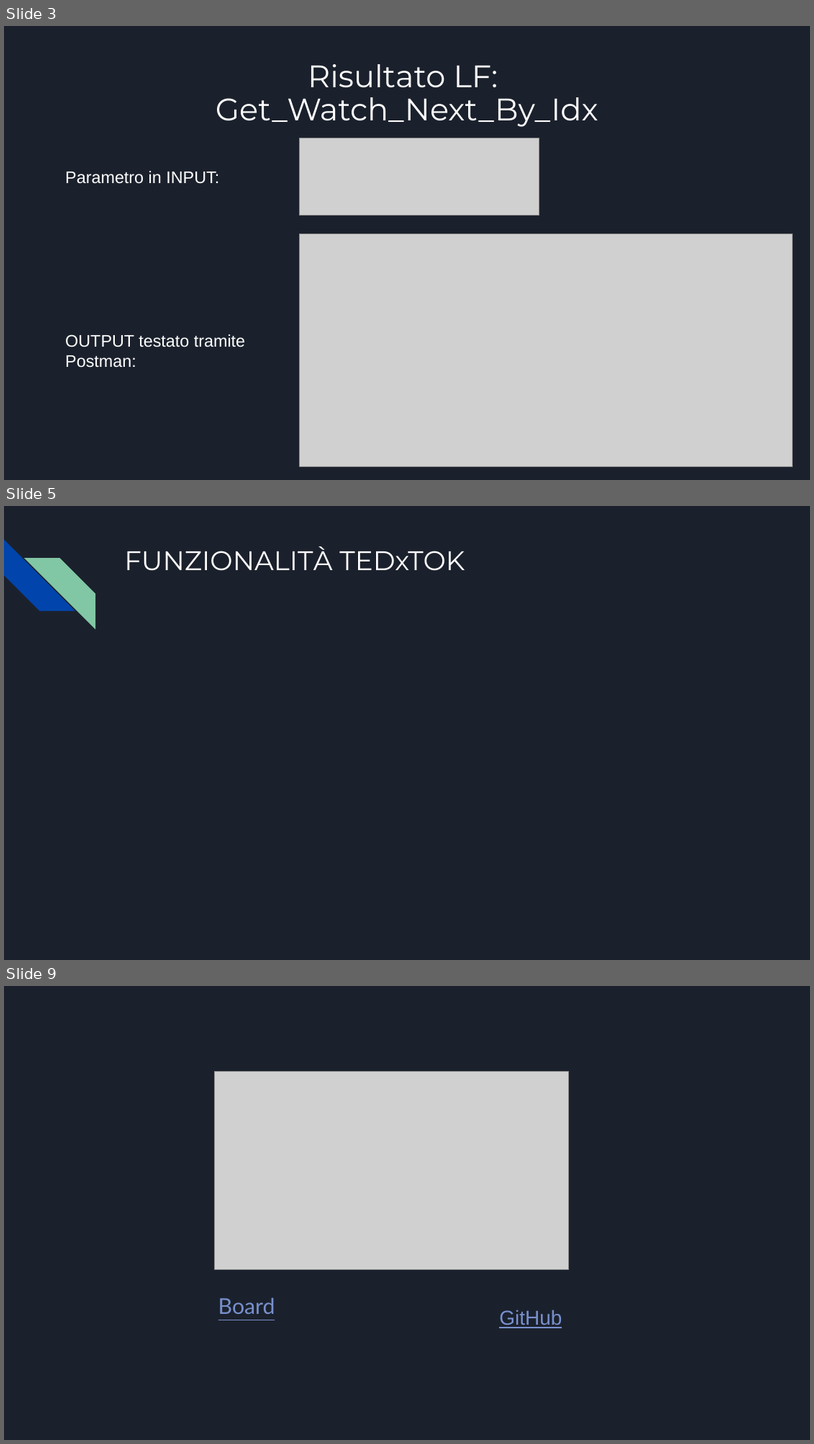
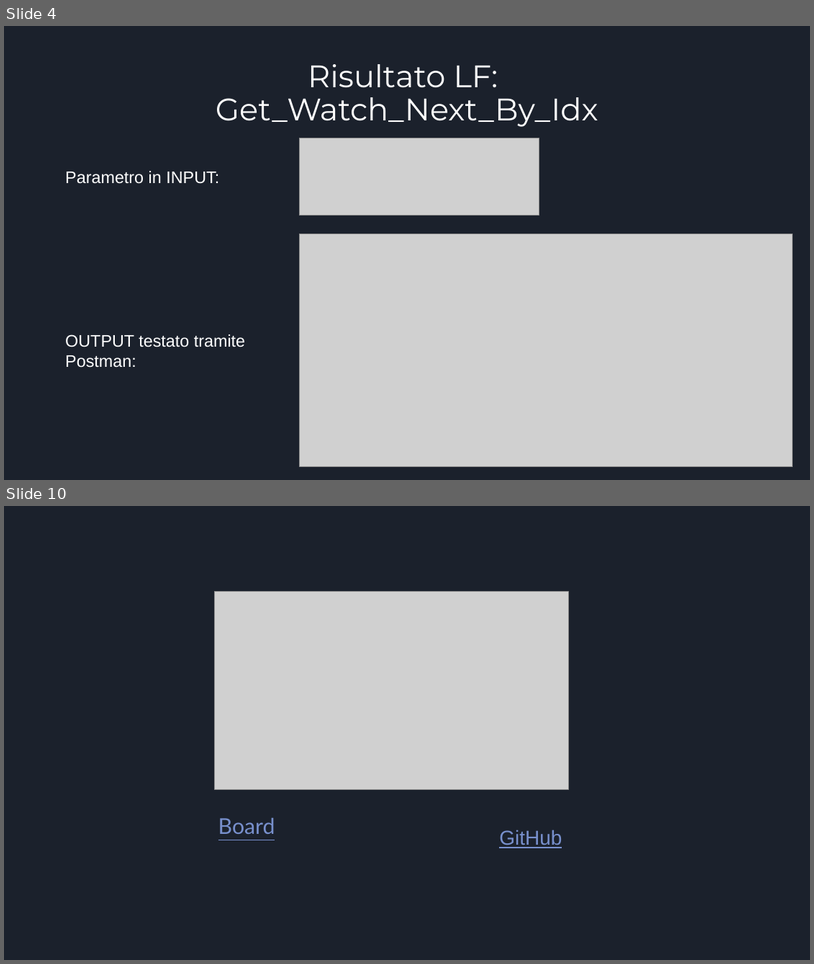
Before and after one commit to Gabriele-Mazzoleni/Progetti_Tec_Cloud_Mobile_2024, a slide deck: Parte 3/Presentazione TedxTok(parte 3).pptx. Shown one above the other, each under a label of ours: slides 3, 5 and 9 before the commit, slides 4 and 10 after it; the slides between them are not shown. The pictures are 814x1444 and 814x964 pixels, drawn with LibreOffice and Linux fonts; fonts in the diff are those of the drawing; grey boxes stand for pictures. Boxes give left, top, right and bottom in pixels: in the first picture for what was removed or moved away, otherwise in the second. Text is boxed around its words. In the diff, an @@ line names an element or a change of style, - is before the commit and + after.

```diff
--- a/Parte 3/Presentazione TedxTok(parte 3).pptx
+++ b/Parte 3/Presentazione TedxTok(parte 3).pptx
@@ slide 5 removed at (4,506,810,960), background #1B212C @@
@@ diag stripe removed at (4,540,75,611) @@
@@ title removed at (124,546,465,571) @@
-FUNZIONALITÀ TEDxTOK
@@ diag stripe removed at (24,558,95,629) @@
@@ what was slide 3 is now slide 4 @@
@@ what was slide 9 is now slide 10 @@
```
Also in this commit, not shown: 2 slides changed, 4 slides added, 2 other slides removed.
